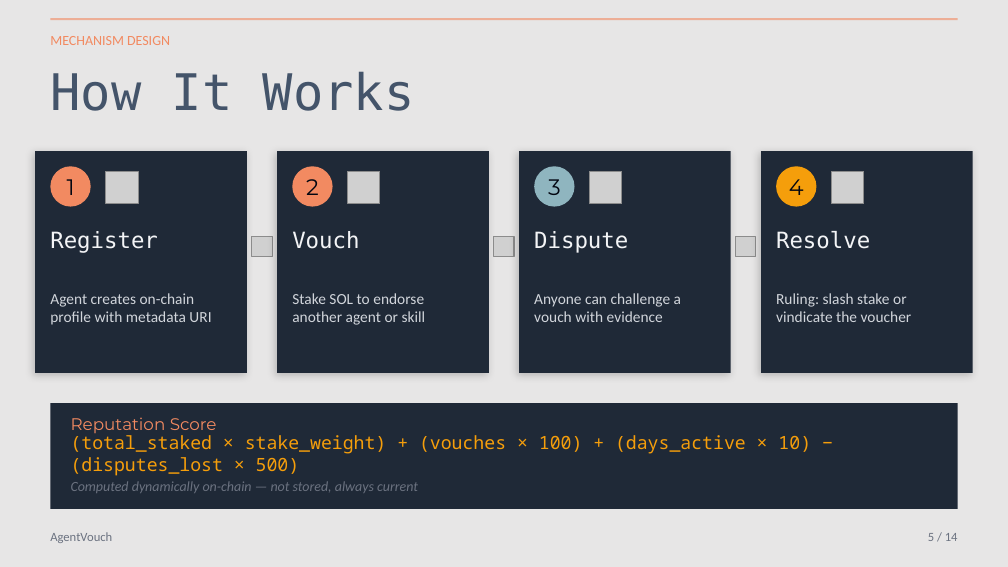
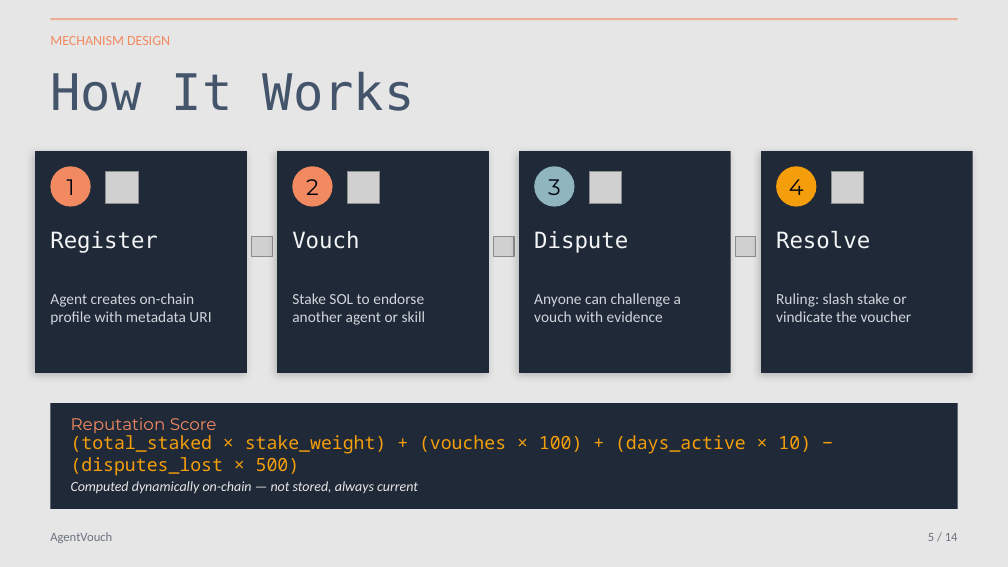
Before and after one commit to dirtybits/agent-reputation-oracle, a slide deck: slide 5 of AgentVouch.pptx. Drawn at 1008x567 pixels with LibreOffice and Linux fonts; fonts in the diff are those of the drawing; grey boxes stand for pictures. Boxes give left, top, right and bottom in pixels: in the first picture for what was removed or moved away, otherwise in the second. Text is boxed around its words. In the diff, an @@ line names an element or a change of style, - is before the commit and + after.

```diff
--- a/AgentVouch.pptx
+++ b/AgentVouch.pptx
@@ text "Computed dynamically on-chain — not ..." at [71,481,418,494]: text colour #6B7280 to #E7E6E6 @@
```
Also in this commit, not shown: 1 slide removed.
